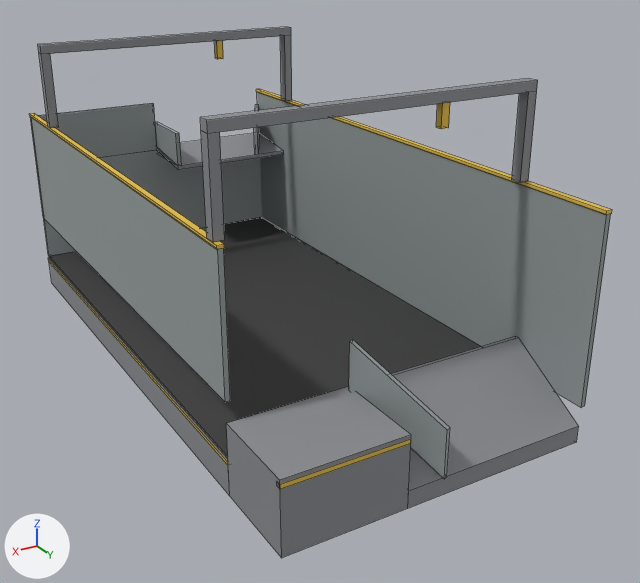
The Blender file game/assets/models/machines/sorting/source/trommel.blend: old version first, new version second.
The view is the same before and after, from a 50 mm lens placed at (7.21, 14.07, 5.73), pointed at (1.6, 4.72, 1.06). Every picture has the same lights, and +X, +Y and +Z are marked at lower left. The picture after the commit comes second. Mesh edges are drawn as thin lines.

In view in the first picture: 'Belt', 'Frame'.
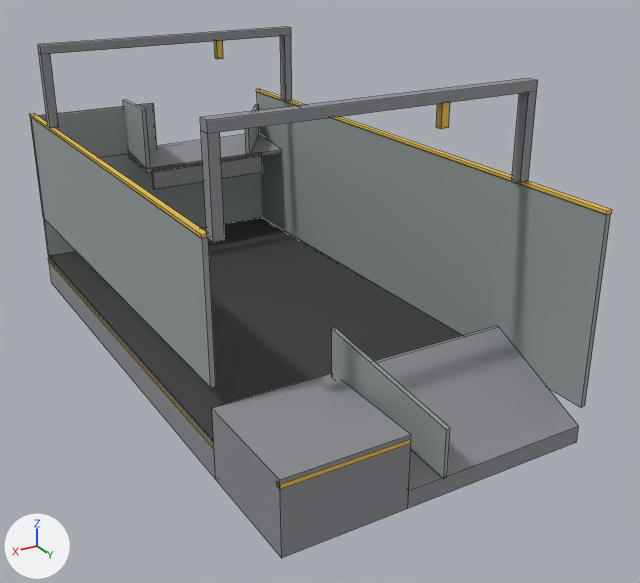
Location of each change, [x1, y1, x2, y2] in pixels of the pictures (640 x 583 px; the box of a moved part takes in the faces that stretch with it):
part 1 of me_frame, added
    after: [123, 100, 150, 169]
part 2 of me_frame, added
    after: [152, 153, 262, 190]
part 3 of me_frame, deleted
    before: [155, 122, 181, 166]
part 4 of me_frame, moved or reshaped
    both: [29, 113, 578, 558]
part 5 of me_frame, moved or reshaped
    before: [157, 105, 284, 170]
    after: [129, 105, 282, 173]

The change, as a diff of the scene's bpy script:
```diff
--- a/game/assets/models/machines/sorting/source/trommel.blend.py
+++ b/game/assets/models/machines/sorting/source/trommel.blend.py
@@ me_frame @@
 # used by ob_frame; location = (0.0, 0.0, 0.0)
-me_frame.from_pydata(...)  # 194 vertices, 145 faces; spans x -0.01..4.01, y 0.0..8.02, z 0.0..4.0
+me_frame.from_pydata(...)  # 202 vertices, 151 faces; spans x -0.01..4.01, y 0.0..8.02, z 0.0..4.0
+# me_frame part 1: a new loose piece, a box spanning x 2.44..2.5, y 0.0..0.88, z 1.95..2.9, in mat_m_panel (grey #a2aaaa)
+# me_frame part 2: a new loose piece, a box spanning x 0.45..2.4, y 0.83..0.88, z 1.6..1.95, in mat_m_frame (grey #95979b)
+# me_frame part 3: the loose piece of 8 vertices spanning x 1.94..2.0, y 0.0..0.95, z 1.95..2.48 is deleted
+# me_frame part 4: 30 vertices moved from x 0.0..4.01, y 6.85..6.9, z 0.0..2.84 to x 0.0..4.01, y 6.5..6.55, z 0.0..2.84; 6 vertices removed from x 2.05..2.55, y 6.9..8.02, z 0.22..1.5; 6 vertices added at x 2.06..2.56, y 6.55..8.02, z 0.22..1.5
+# me_frame part 5: 12 vertices removed from x 0.06..2.0, y 0.0..0.95, z 1.89..2.58; 12 vertices added at x 0.06..2.5, y 0.0..0.88, z 1.89..2.58
 me_frame.materials.append(mat_m_frame)
```
